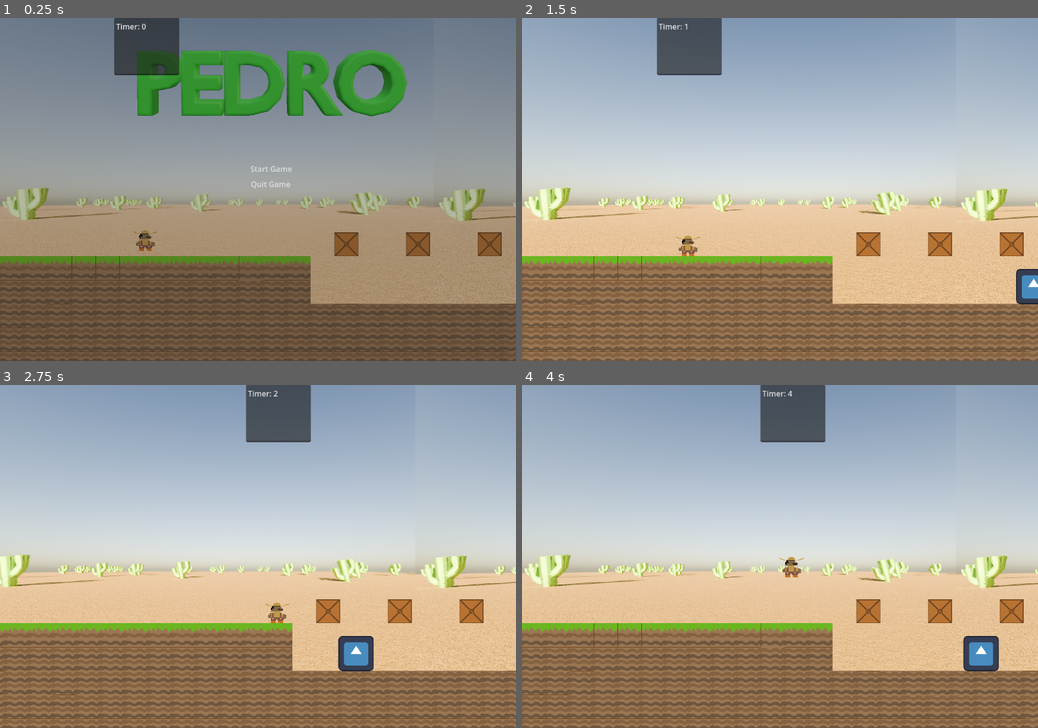
Above: before the commit, frames 1-4 (two rows, left to right).
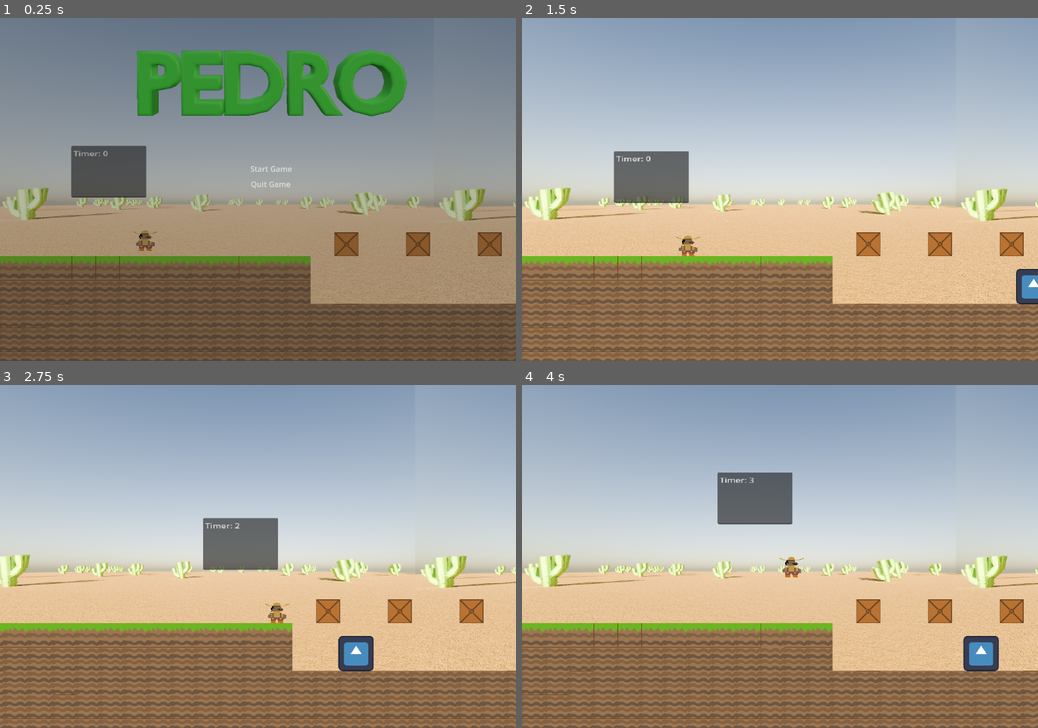
Above: after the commit, the same moments.

Repository: Burns3y/Pedro
Game: Godot game, scene res://scenes/levels/level 1.tscn
The game is run twice, just before and just after one commit, with the same random seed, the same clock (stepped at 60 frames per second) and the same inputs. The engine's default icon, where the game draws it, is replaced by a stand-in: a white triangle on a blue panel in a dark square.
Inputs:
- Up to frame 1 (0.25 s): no input
- Up to frame 2 (1.5 s): click "Start Game" at 0.5 s; hold Right (right) from 1.28 s (still down)
- Up to frame 3 (2.75 s): keep holding Right (right); tap W (jump) at 1.52, 2.27 s
- Up to frame 4 (4 s): release Right (right) at 2.78 s; hold Left (left) 2.78-3.53 s; hold Right (right) from 3.53 s (still down); tap W (jump) at 3.77 s

The runs differ from the first frame. In frame 1, 4.3% of the frame differs, in the area x 13-35%, y 0-53%; in frame 2, 4.3%; in frame 3, 4.3%; in frame 4, 4.3%, in the area x 37-59%, y 0-41%.

Commit message:
Timer now starts after start_screen

Diff:
--- a/scenes/levels/level 1.gd
+++ b/scenes/levels/level 1.gd
@@ -6,13 +6,10 @@
 var guard_scene: PackedScene = preload("res://scenes/enemies/enemy.tscn")
 # Called when the node enters the scene tree for the first time.
 func _ready():
-	pass # Replace with function body.
-
-
+	pass
 
 func _process(_delta):
 	pass
-
 
 func _on_start_screen_started():
 	if not guard_1_spawned:
--- a/scenes/levels/level 1.tscn
+++ b/scenes/levels/level 1.tscn
@@ -104,13 +104,13 @@
 position = Vector2(304, 469)
 scale = Vector2(1.15731, 0.907039)
 
+[node name="Statistics" parent="Pedro" instance=ExtResource("6_kxkac")]
+position = Vector2(-70.854, -162.066)
+
 [node name="Enemies" type="Node2D" parent="."]
 
 [node name="Start_Screen" parent="." instance=ExtResource("2_ibqr6")]
 position = Vector2(27, -11)
 
-[node name="CharacterBody2D" parent="." instance=ExtResource("6_kxkac")]
-position = Vector2(302, 59)
-
 [connection signal="started" from="Start_Screen" to="." method="_on_start_screen_started"]
 [connection signal="started" from="Start_Screen" to="Pedro" method="_on_start_screen_started"]
--- a/stats.gd
+++ b/stats.gd
@@ -1,23 +1,22 @@
-extends CharacterBody2D
+extends Area2D
 
 var SPEED = 13000
+var time_spent: int = 0
 # Called when the node enters the scene tree for the first time.
 func _ready():
-	# Get the TextEdit node (assuming it's a child of the current node)
-	var text_edit = $TextEdit
-	var NUM = 0
-	# Set the text
-	while true:
-		var timer = "Timer: " + str(NUM)
-		text_edit.text = str(timer)
-		await get_tree().create_timer(1).timeout
-		NUM += 1
+	pass
+
 # Called every frame. 'delta' is the elapsed time since the previous frame.
-func _process(delta):
-	var direction = Input.get_axis("left", "right")
-	if direction:
-		velocity.x = direction * SPEED * delta
-	else:
-		velocity.x = move_toward(velocity.x, 0, SPEED)
+func _process(_delta):
+	if $Timer.is_stopped() and $"../../Start_Screen".SIGNAL:
+		$Timer.start()
 
-	(move_and_slide())
+	elif not $"../../Start_Screen".SIGNAL:
+		time_spent = 0
+		$TextEdit.text = "Timer: 0"
+
+
+func _on_timer_timeout():
+	time_spent += 1
+	var timer = "Timer: " + str(time_spent)
+	$TextEdit.text = timer
--- a/stats.tscn
+++ b/stats.tscn
@@ -1,12 +1,21 @@
-[gd_scene load_steps=2 format=3 uid="uid://8ksf4l7lj7o6"]
+[gd_scene load_steps=3 format=3 uid="uid://8ksf4l7lj7o6"]
 
 [ext_resource type="Script" path="res://stats.gd" id="1_aobs7"]
 
-[node name="CharacterBody2D" type="CharacterBody2D"]
+[sub_resource type="RectangleShape2D" id="RectangleShape2D_xqdw5"]
+
+[node name="Statistics" type="Area2D"]
 script = ExtResource("1_aobs7")
+
+[node name="CollisionShape2D" type="CollisionShape2D" parent="."]
+shape = SubResource("RectangleShape2D_xqdw5")
+
+[node name="Timer" type="Timer" parent="."]
 
 [node name="TextEdit" type="TextEdit" parent="."]
 offset_left = -63.0
 offset_top = -59.0
 offset_right = 73.0
 offset_bottom = 61.0
+
+[connection signal="timeout" from="Timer" to="." method="_on_timer_timeout"]
Not shown: 1 places in scenes/levels/level 1.tscn that only renumber resources
